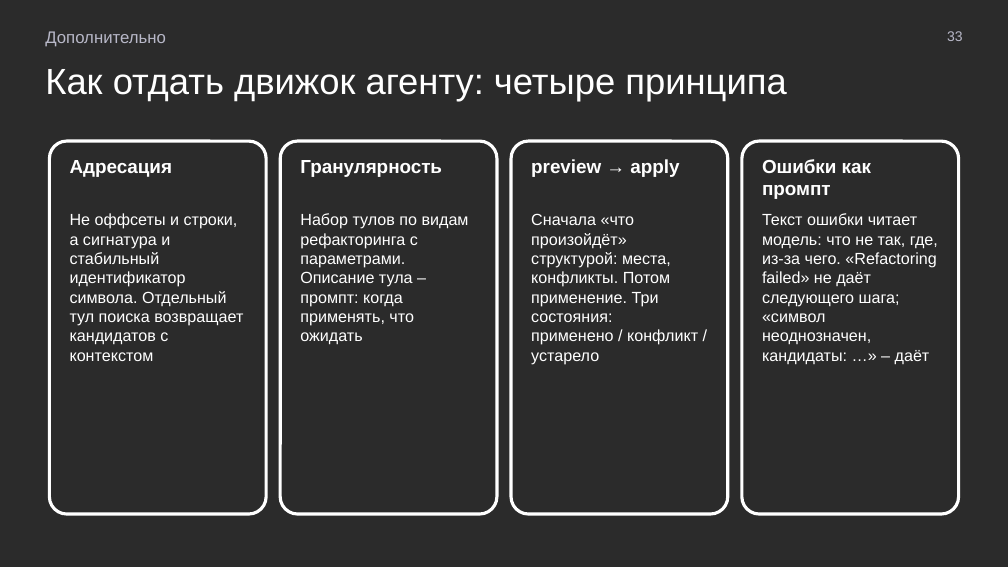
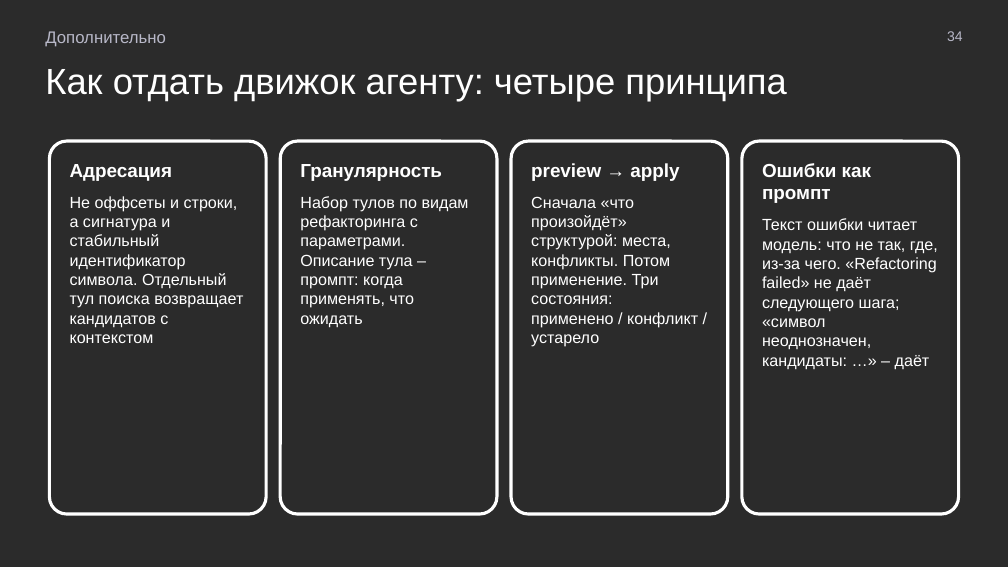
Before and after one commit to MchKosticyn/ide-refactoring-in-ai-agents, a slide deck: slide 34 of Доклад_ Рефакторинг в ИИ-агентах.pptx (slide 33 before the commit). Drawn at 1008x567 pixels with LibreOffice and Linux fonts; fonts in the diff are those of the drawing; background and template pictures are left out; a plain dark background stands for a picture behind light text. Boxes give left, top, right and bottom in pixels: in the first picture for what was removed or moved away, otherwise in the second. Text is boxed around its words. In the diff, an @@ line names an element or a change of style, - is before the commit and + after.

Commit message:
Text inside shapes, native bullets, plan slide progressive disclosure, neutral result aspects

```diff
--- a/Доклад_ Рефакторинг в ИИ-агентах.pptx
+++ b/Доклад_ Рефакторинг в ИИ-агентах.pptx
@@ text at <box>947,31,963,41</box>: text changed @@
-33
+34
@@ rounded rectangle "Гранулярность": place and size @@
-rounded rectangle "Гранулярность" at <box>300,213,469,345</box>
+rounded rectangle "Гранулярность" at <box>280,141,497,514</box>
@@ rounded rectangle removed at <box>280,141,497,514</box> @@
@@ outline none to #FFFFFF 2.25 pt in 3 elements at <box>280,141,497,514</box>, <box>742,141,959,514</box>, <box>511,141,728,514</box> @@
@@ rounded rectangle "preview → apply": place and size @@
-rounded rectangle "preview → apply" at <box>531,213,698,364</box>
+rounded rectangle "preview → apply" at <box>511,141,728,514</box>
@@ rounded rectangle removed at <box>511,141,728,514</box> @@
@@ rounded rectangle "Ошибки как промпт": place and size @@
-rounded rectangle "Ошибки как промпт" at <box>762,213,938,364</box>
+rounded rectangle "Ошибки как промпт" at <box>742,141,959,514</box>
@@ rounded rectangle removed at <box>742,141,959,514</box> @@
@@ text in rounded rectangle at <box>70,164,243,343</box>: text added @@
+Адресация
+Не оффсеты и строки, а сигнатура и стабильный идентификатор символа. Отдельный тул поиска возвращает кандидатов с контекстом
@@ text removed at <box>70,160,172,177</box> @@
-Адресация
@@ text in rounded rectangle at <box>300,164,442,181</box>: paragraph added @@
+Гранулярность
@@ text removed at <box>300,160,442,177</box> @@
-Гранулярность
@@ text in rounded rectangle at <box>531,163,679,181</box>: paragraph added @@
+preview → apply
@@ text removed at <box>531,159,679,177</box> @@
-preview → apply
@@ text in rounded rectangle at <box>762,163,871,203</box>: paragraph added @@
+Ошибки как промпт
@@ text removed at <box>762,159,871,199</box> @@
-Ошибки как промпт
@@ text removed at <box>70,213,243,361</box> @@
-Не оффсеты и строки, а сигнатура и стабильный идентификатор символа. Отдельный тул поиска возвращает кандидатов с контекстом
```
Also in this commit, not shown: 31 other slides changed, 1 slide added, 1 other file.
